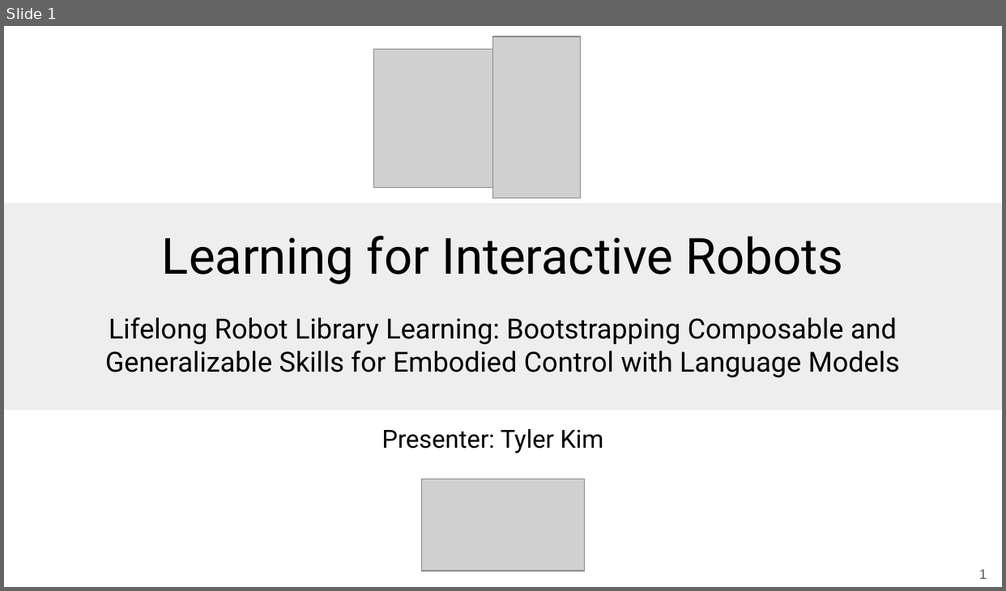
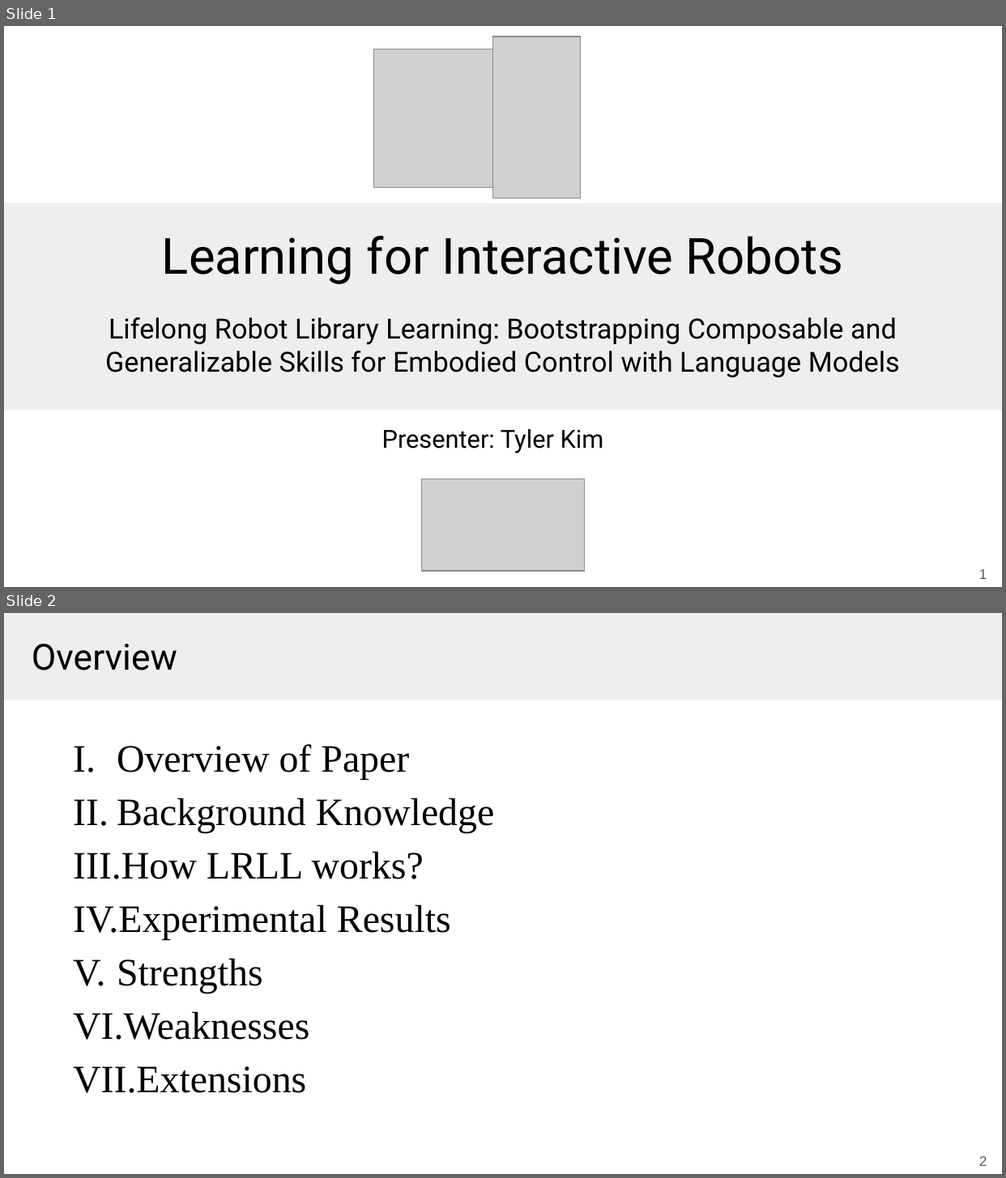
Before and after one commit to Tazering/UVA-CS, a slide deck: CS-6501_Kuo/paper presentation/lifelong_robot_presentation.pptx. Shown one above the other, each under a label of ours: slide 1 before the commit, slides 1 and 2 after it. The pictures are 1006x591 and 1006x1178 pixels, drawn with LibreOffice and Linux fonts; fonts in the diff are those of the drawing; grey boxes stand for pictures. Boxes give left, top, right and bottom in pixels: in the first picture for what was removed or moved away, otherwise in the second. Text is boxed around its words. In the diff, an @@ line names an element or a change of style, - is before the commit and + after.

```diff
--- a/CS-6501_Kuo/paper presentation/lifelong_robot_presentation.pptx
+++ b/CS-6501_Kuo/paper presentation/lifelong_robot_presentation.pptx
@@ slide 2 added at <box>4,613,1002,1174</box>, background #FFFFFF @@
@@ rectangle added at <box>4,613,1002,700</box>, fill #EEEEEE @@
@@ title added at <box>32,644,177,671</box>, 26 pt, text #000000 @@
+Overview
@@ text added at <box>73,744,495,1093</box>, 28 pt, text #000000 @@
+I. Overview of Paper
+II. Background Knowledge
+III. How LRLL works?
+IV. Experimental Results
+V. Strengths
+VI. Weaknesses
+VII. Extensions
@@ page number added at <box>937,1151,997,1171</box>, 10 pt, text #595959 @@
+2
@@ page number added at <box>979,1157,987,1166</box>, 10 pt, text #FFFFFF @@
+2
```
Also in this commit, not shown: 22 other slides added, 1 slide removed, 2 other files.
